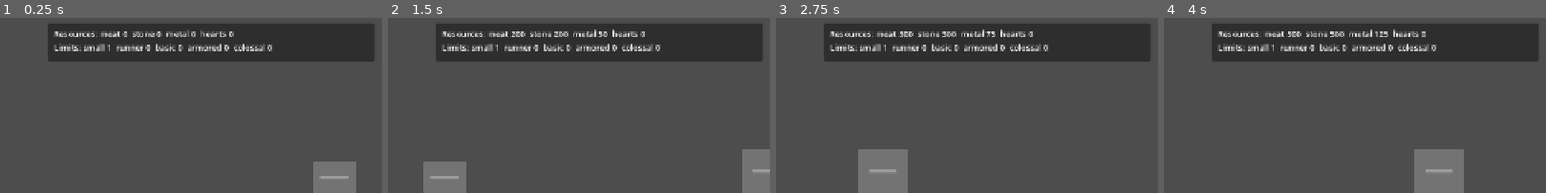
Above: before the commit, frames 1-4 (left to right).
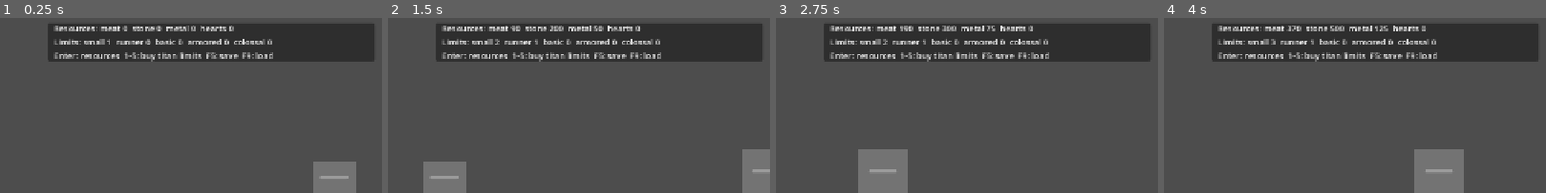
Above: after the commit, the same moments.

Repository: Fearawl/titan-inc
Game: Godot game, scene res://world/city/city_scene.tscn
Two runs of this game, one before a commit and one after it. Both use one fixed random seed, a clock stepped at 60 frames per second and the inputs below.
Inputs (mouse positions are % of the whole screen's width and height, from its top left):
- Up to frame 1 (0.25 s): no input
- Up to frame 2 (1.5 s): tap Enter (ui_accept) at 0.5, 0.77 s; move the mouse to (72, 54) at 0.52 s; hold Right (ui_right) 0.53-1.25 s; tap 1 at 0.6 s; click (72, 54) at 0.67 s; tap 2 at 0.8 s; drag from (30, 67) to (45, 85) at 1.27 s
- Up to frame 3 (2.75 s): tap Enter (ui_accept) at 2 s; move the mouse to (60, 34) at 2.02 s; hold Right (ui_right) from 2.03 s (still down); tap 3 at 2.1 s; tap 4 at 2.3 s
- Up to frame 4 (4 s): release Right (ui_right) at 2.75 s; drag from (45, 85) to (20, 42) at 2.77 s; tap Enter (ui_accept) at 3.5, 3.77 s; move the mouse to (80, 79) at 3.52 s; hold Left (ui_left) from 3.53 s (still down); tap 5 at 3.6 s; tap 1 at 3.8 s
The pictures show only the part of the screen within x 50-100%, y 0-50%; the shares and areas given below are measured in that part.

The runs differ from the first frame. In frame 1, 5.6% of the frame differs, in the area x 14-72%, y 4-25%; in frame 2, 5.9%; in frame 3, 5.9%; in frame 4, 5.9%.

Commit message:
feat: add debug army limit purchases

Diff:
--- a/ui/debug/debug_hud.gd
+++ b/ui/debug/debug_hud.gd
@@ -2,6 +2,14 @@
 class_name DebugHud
 
 @onready var label: Label = $Panel/Label
+
+const TITAN_LIMIT_KEYS := {
+	KEY_1: &"small_titan",
+	KEY_2: &"runner_titan",
+	KEY_3: &"basic_titan",
+	KEY_4: &"armored_titan",
+	KEY_5: &"colossal_titan",
+}
 
 func _ready() -> void:
 	SignalBus.game_state_changed.connect(_refresh)
@@ -21,6 +29,30 @@
 		SaveService.save_game()
 	elif event is InputEventKey and event.keycode == KEY_F9:
 		SaveService.load_game()
+	elif event is InputEventKey and TITAN_LIMIT_KEYS.has(event.keycode):
+		_buy_army_limit(TITAN_LIMIT_KEYS[event.keycode])
+
+func _buy_army_limit(titan_id: StringName) -> void:
+	var current_limit := GameState.get_army_limit(titan_id)
+	if current_limit >= 100:
+		return
+	var catalog := _catalog()
+	if catalog == null:
+		return
+	var titan := catalog.get_titan(titan_id)
+	if titan == null:
+		return
+	var cost := titan.get_purchase_cost(current_limit)
+	if not GameState.pay(cost):
+		return
+	GameState.increase_army_limit(titan_id, 1)
+	SaveService.save_game()
+
+func _catalog() -> ContentCatalog:
+	var scene := get_tree().current_scene
+	if scene == null:
+		return null
+	return scene.get_node_or_null("ContentCatalog") as ContentCatalog
 
 func _refresh() -> void:
 	if label == null:
@@ -39,5 +71,6 @@
 			GameState.get_army_limit(&"armored_titan"),
 			GameState.get_army_limit(&"colossal_titan"),
 		],
+		"Enter: resources  1-5: buy titan limits  F5: save  F9: load",
 	]
 	label.text = "\n".join(lines)
